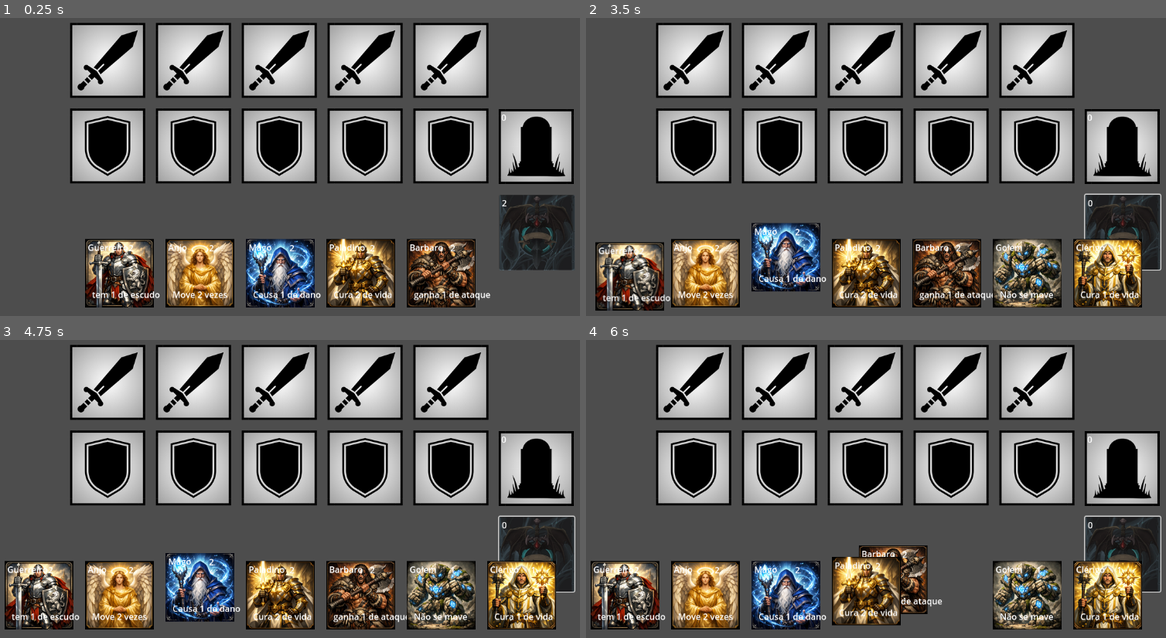
Above: before the commit, frames 1-4 (two rows, left to right).
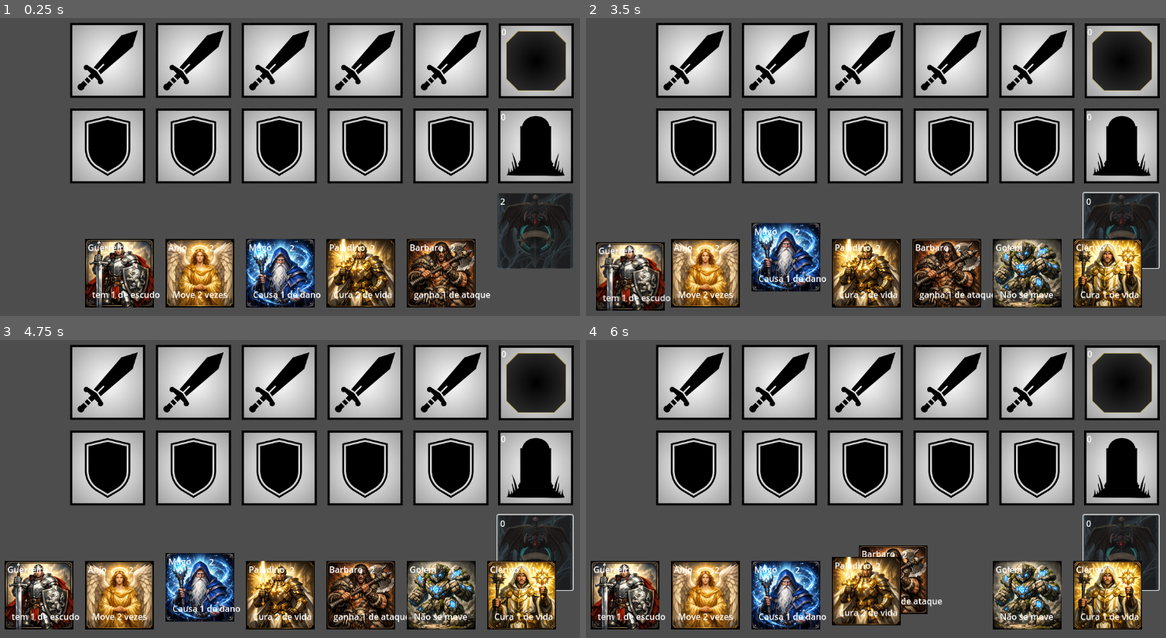
Above: after the commit, the same moments.

Repository: HeriSwoS/projeto-legacy
Game: Godot game, scene res://Scenes/Main.tscn
The game is run twice, just before and just after one commit, with the same random seed, the same clock (stepped at 60 frames per second) and the same inputs.
Inputs (mouse positions are in pixels of both pictures, inside the frame that each line leads up to; where the layout moved, square brackets give the same spot in the first picture):
- Up to frame 1 (0.25 s): no input
- Up to frame 2 (3.5 s): click (1119, 229) [1125, 232] at 0.5 s; click (1119, 229) [1125, 232] at 1.25 s; click (1119, 229) [1125, 232] at 2 s; tap Enter at 2.75 s; drag from (626, 274) to (783, 274) at 2.77 s
- Up to frame 3 (4.75 s): drag from (121, 596) to (278, 596) at 3.52 s; move the mouse to (197, 596) at 4.27 s; click (197, 596) at 4.42 s
- Up to frame 4 (6 s): drag from (864, 596) to (707, 596) at 5.02 s; drag from (945, 596) to (783, 596) at 5.77 s

The runs differ from the first frame. In frame 1, 4.3% of the frame differs, in the area x 85-100%, y 1-85%; in frame 2, 4.4%, in the area x 1-100%, y 1-99%; in frame 3, 4.4%; in frame 4, 4.4%.

Commit message:
Adicionando area de recursos

Diff:
--- a/Scenes/Main.tscn
+++ b/Scenes/Main.tscn
@@ -15,18 +15,19 @@
 [ext_resource type="PackedScene" uid="uid://dnx0mpdxi2geg" path="res://Scenes/DeckArea.tscn" id="13_frkhe"]
 [ext_resource type="PackedScene" uid="uid://wk48vywbqy2a" path="res://Scenes/GraveyardZone.tscn" id="14_1p5hy"]
 [ext_resource type="Script" uid="uid://cvb1qrsenroew" path="res://Scripts/GraveyardZone.gd" id="15_h1m7h"]
+[ext_resource type="PackedScene" uid="uid://oa6ovqe5k43l" path="res://Scenes/ResourceZone.tscn" id="16_erwvk"]
 
 [node name="Raiz" type="Node2D" groups=["game_manager"]]
 script = ExtResource("1_bmxlf")
 deck_data = Array[ExtResource("2_4kpch")]([ExtResource("3_grg3l"), ExtResource("4_frkhe"), ExtResource("5_1p5hy"), ExtResource("6_h1m7h"), ExtResource("7_erwvk"), ExtResource("8_2w5on"), ExtResource("9_346fj")])
 
-[node name="PlayerHand" type="Node2D" parent="."]
+[node name="PlayerHand" type="Node2D" parent="." groups=["player_hand", "zone"]]
 z_index = 1000
 
 [node name="Card Manager" type="Node2D" parent="." groups=["game_manager"]]
 script = ExtResource("10_0sclb")
 
-[node name="GridContainer" type="GridContainer" parent="."]
+[node name="GridContainer" type="GridContainer" parent="." groups=["zone"]]
 offset_left = 184.0
 offset_top = 80.0
 offset_right = 972.0
@@ -67,14 +68,20 @@
 layout_mode = 2
 
 [node name="DeckArea" parent="." instance=ExtResource("13_frkhe")]
-offset_left = 984.0
-offset_top = 401.0
-offset_right = 1124.0
-offset_bottom = 541.0
+offset_left = 981.0
+offset_top = 398.0
+offset_right = 1121.0
+offset_bottom = 538.0
 
 [node name="GraveyardZone" parent="." instance=ExtResource("14_1p5hy")]
+offset_left = 982.0
+offset_top = 240.0
+offset_right = 1122.0
+offset_bottom = 380.0
+script = ExtResource("15_h1m7h")
+
+[node name="ResourceZone" parent="." instance=ExtResource("16_erwvk")]
 offset_left = 983.0
-offset_top = 241.0
+offset_top = 81.0
 offset_right = 1123.0
-offset_bottom = 381.0
-script = ExtResource("15_h1m7h")
+offset_bottom = 221.0
--- /dev/null
+++ b/Scenes/ResourceZone.tscn
@@ -0,0 +1,26 @@
+[gd_scene load_steps=3 format=3 uid="uid://oa6ovqe5k43l"]
+
+[ext_resource type="Script" uid="uid://bl2ceuu6ssbro" path="res://Scripts/ResourceZone.gd" id="1_fpt4u"]
+[ext_resource type="Texture2D" uid="uid://boak2qs673v8k" path="res://Assents/Essencia.png" id="2_u8olu"]
+
+[node name="ResourceZone" type="Control" groups=["resource_zone", "zone"]]
+custom_minimum_size = Vector2(140, 140)
+layout_mode = 3
+anchors_preset = 0
+mouse_filter = 1
+script = ExtResource("1_fpt4u")
+
+[node name="Sprite2D" type="Sprite2D" parent="."]
+position = Vector2(70, 70)
+texture = ExtResource("2_u8olu")
+
+[node name="ResourceContainer" type="Node2D" parent="."]
+position = Vector2(71, 71)
+
+[node name="CountLabel" type="Label" parent="."]
+layout_mode = 0
+offset_left = 5.0
+offset_top = 4.0
+offset_right = 32.0
+offset_bottom = 27.0
+text = "0"
--- a/Scripts/CardManager.gd
+++ b/Scripts/CardManager.gd
@@ -2,7 +2,8 @@
 
 var card_being_dragged = null
 var is_dragging = false
-var original_parent = null  # Armazena o pai original da carta
+var original_parent = null
+var original_position = Vector2.ZERO
 
 func _process(_delta):
 	if is_dragging and card_being_dragged:
@@ -15,103 +16,75 @@
 			if card:
 				card_being_dragged = card
 				is_dragging = true
-				original_parent = card_being_dragged.get_parent()  # Armazena o pai original
+				original_parent = card.get_parent()
+				original_position = card.position
 				card_being_dragged.z_index = 100
-
-				# NÃO fazer top_level = true se estiver no cemitério
-				# Isso evita que a carta desapareça
-				if not original_parent.is_in_group("graveyard"):
-					card_being_dragged.top_level = true
-
-				print("Iniciando arrasto de: ", card_being_dragged.card_data.card_name)
-				print("Pai original: ", original_parent.name)
+				card_being_dragged.top_level = true
 		elif is_dragging and card_being_dragged:
-			# --- SOLTAR A CARTA ---
-			print("Soltando carta: ", card_being_dragged.card_data.card_name)
 			var closest_zone = find_closest_zone()
 			var gm = get_tree().get_first_node_in_group("game_manager")
-
-			print("GameManager encontrado: ", gm != null)
-			print("Zona mais próxima encontrada: ", closest_zone != null)
+			var card_played = false
 
 			if closest_zone:
-				print("DEBUG: closest_zone.name = ", closest_zone.name)
-				print("DEBUG: closest_zone.is_in_group('graveyard') = ", closest_zone.is_in_group("graveyard"))
-				print("DEBUG: closest_zone.is_in_group('zone') = ", closest_zone.is_in_group("zone"))
+				# REGRA 1: VOLTAR PARA A MÃO (Mão agora é uma zona)
+				if closest_zone.is_in_group("player_hand"):
+					card_being_dragged.top_level = false
+					if card_being_dragged.get_parent() != closest_zone:
+						card_being_dragged.reparent(closest_zone)
+					if not card_being_dragged.is_in_group("cards"):
+						card_being_dragged.add_to_group("cards")
+					card_played = true
 
-				# VERIFICAR SE É CEMITÉRIO
-				if closest_zone.is_in_group("graveyard"):
-					print("Colocando carta no CEMITÉRIO")
-					card_being_dragged.top_level = false
+				# REGRA 2: ZONA DE RECURSOS
+				elif closest_zone.is_in_group("resource_zone"):
+					if original_parent and (original_parent.is_in_group("player_hand") or "PlayerHand" in original_parent.name):
+						card_being_dragged.top_level = false
+						var container = closest_zone.get_node("ResourceContainer")
+						card_being_dragged.reparent(container)
+						create_tween().tween_property(card_being_dragged, "position", Vector2.ZERO, 0.2)
+						if closest_zone.has_method("update_count"): closest_zone.update_count()
+						card_being_dragged.remove_from_group("cards")
+						card_played = true
+					else:
+						print("Apenas cartas da mão podem virar recurso!")
 
-					# Se a carta já estava no cemitério, remove do array antes de adicionar novamente
-					if original_parent.is_in_group("graveyard"):
-						print("DEBUG: Removendo carta do cemitério anterior")
-						original_parent.remove_card(card_being_dragged)
-
-					print("DEBUG: Chamando add_card()")
-					closest_zone.add_card(card_being_dragged)
-					card_being_dragged.remove_from_group("cards")
+				# REGRA 3: OUTRAS ZONAS (Ataque, Defesa, Cemitério)
 				else:
-					# JOGAR NA ZONA DE COMBATE (ATAQUE/DEFESA)
-					print("Colocando carta em zona de combate")
-
-					# Se a carta estava no cemitério, remove de lá
-					if original_parent.is_in_group("graveyard"):
-						original_parent.remove_card(card_being_dragged)
-
 					card_being_dragged.top_level = false
 					card_being_dragged.reparent(closest_zone)
 					var target_pos = closest_zone.size / 2.0 if closest_zone is Control else Vector2.ZERO
 					create_tween().tween_property(card_being_dragged, "position", target_pos, 0.2)
 					card_being_dragged.remove_from_group("cards")
-			else:
-				# VOLTAR PARA A MÃO
-				print("Devolvendo carta para a mão")
+					card_played = true
 
-				# Se a carta estava no cemitério, remove de lá
-				if original_parent.is_in_group("graveyard"):
-					original_parent.remove_card(card_being_dragged)
-
-				if gm:
-					var hand_node = gm.get_node("PlayerHand")
-					card_being_dragged.top_level = false
-					if card_being_dragged.get_parent() != hand_node:
-						card_being_dragged.reparent(hand_node)
-					if not card_being_dragged.is_in_group("cards"):
-						card_being_dragged.add_to_group("cards")
-
-					# NOVO: Reorganiza a mão baseado na posição onde foi solta
-					print("Verificando se GameManager tem método 'reorder_hand_by_position'")
-					if gm.has_method("reorder_hand_by_position"):
-						print("Chamando reorder_hand_by_position")
-						gm.reorder_hand_by_position(card_being_dragged)
-					else:
-						print("ERRO: GameManager não tem o método 'reorder_hand_by_position'")
-				else:
-					print("ERRO: GameManager não foi encontrado!")
+			# SE NÃO FOI JOGADA COM SUCESSO -> VOLTA PARA A ORIGEM
+			if not card_played:
+				card_being_dragged.top_level = false
+				if card_being_dragged.get_parent() != original_parent:
+					card_being_dragged.reparent(original_parent)
+				create_tween().tween_property(card_being_dragged, "position", original_position, 0.2)
+				if original_parent.is_in_group("player_hand") or "PlayerHand" in original_parent.name:
+					if not card_being_dragged.is_in_group("cards"): card_being_dragged.add_to_group("cards")
 
 			# FINALIZAÇÃO
 			card_being_dragged.z_index = 0
-			if card_being_dragged.has_method("reset_visual"):
-				card_being_dragged.reset_visual()
-
+			if card_being_dragged.has_method("reset_visual"): card_being_dragged.reset_visual()
 			is_dragging = false
 			card_being_dragged = null
-			original_parent = null
-
-			if gm: gm.update_hand_positions()
+			if gm: gm.call_deferred("update_hand_positions")
 
 func find_closest_zone():
 	var closest = null
-	var min_dist = 150.0
+	var min_dist = 200.0
 	for zone in get_tree().get_nodes_in_group("zone"):
 		var center = zone.global_position + (zone.size / 2.0 if zone is Control else Vector2.ZERO)
 		var dist = get_global_mouse_position().distance_to(center)
 		if dist < min_dist:
 			var occupied = false
-			for child in zone.get_children():
-				if child.is_in_group("is_card"): occupied = true
+			# Mão, Recurso e Cemitério podem ter várias cartas
+			if not zone.is_in_group("resource_zone") and not zone.is_in_group("graveyard") and not zone.is_in_group("player_hand"):
+				for child in zone.get_children():
+					if child.is_in_group("is_card"): occupied = true
 			if not occupied:
 				min_dist = dist
 				closest = zone
@@ -125,5 +98,5 @@
 	for r in results:
 		var obj = r.collider
 		if obj.is_in_group("is_card"): return obj
-		if obj.get_parent().is_in_group("is_card"): return obj.get_parent()
+		if obj.get_parent() and obj.get_parent().is_in_group("is_card"): return obj.get_parent()
 	return null
--- a/Scripts/GameManager.gd
+++ b/Scripts/GameManager.gd
@@ -11,6 +11,8 @@
 var hand: Array = []
 
 func _ready():
+	$PlayerHand.add_to_group("player_hand")
+
 	# Adiciona este nó ao grupo "game_manager" para que CardManager possa encontrá-lo
 	add_to_group("game_manager")
 
@@ -61,14 +63,14 @@
 	var hand_node = $PlayerHand
 	var cards = []
 	for child in hand_node.get_children():
-		# Só organiza cartas que NÃO estão sendo arrastadas (top_level = false)
 		if child.is_in_group("is_card") and not child.top_level:
 			cards.append(child)
 
 	var spacing = 150.0
 	for i in range(cards.size()):
 		var target_x = (i - (cards.size() - 1) / 2.0) * spacing
-		create_tween().tween_property(cards[i], "position", Vector2(target_x, 0), 0.25).set_trans(Tween.TRANS_SINE)
+		var tween = create_tween()
+		tween.tween_property(cards[i], "position", Vector2(target_x, 0), 0.25).set_trans(Tween.TRANS_SINE)
 
 # Reorganiza o array 'hand' baseado na posição da carta arrastada
 func reorder_hand_by_position(dragged_card: Card):
--- /dev/null
+++ b/Scripts/ResourceZone.gd
@@ -0,0 +1,10 @@
+extends Control
+
+@onready var count_label = $CountLabel
+var resource_count = 0
+
+func update_count():
+	if has_node("ResourceContainer"):
+		resource_count = $ResourceContainer.get_child_count()
+		if count_label:
+			count_label.text = str(resource_count)
Not shown: 1 places in Scenes/Main.tscn that only renumber resources
Not shown, added: Scripts/ResourceZone.gd.uid
